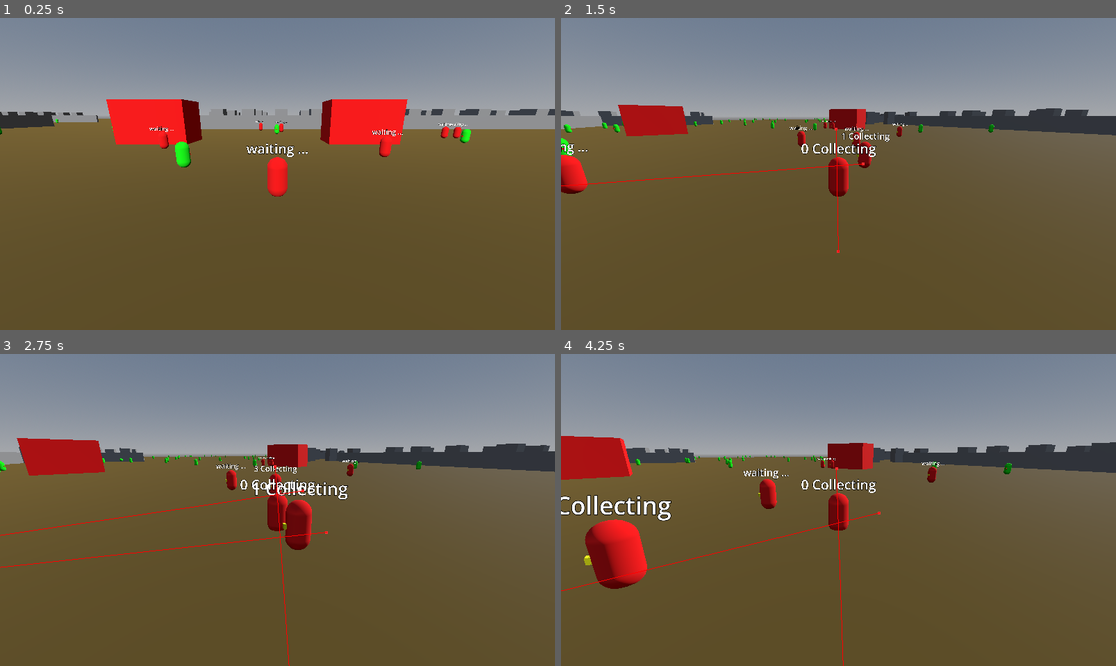
Above: before the commit, frames 1-4 (two rows, left to right).
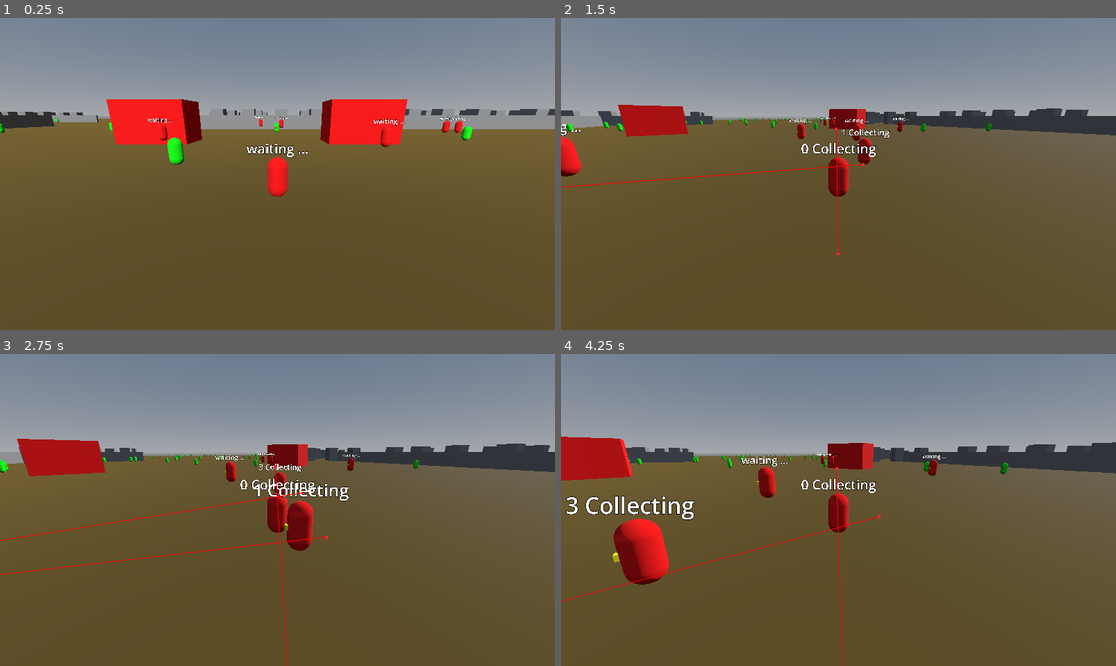
Above: after the commit, the same moments.

Repository: DarkGrey456/godot_pizza_delivery
Game: Godot game, scene res://scene.tscn
Two runs of this game, one before a commit and one after it. Both use one fixed random seed, a clock stepped at 60 frames per second and the inputs below.
Inputs:
- Up to frame 1 (0.25 s): no input
- Up to frame 2 (1.5 s): tap Enter (ui_accept) at 0.5, 0.77 s
- Up to frame 3 (2.75 s): tap Enter (ui_accept) at 1.52 s
- Up to frame 4 (4.25 s): tap Enter (ui_accept) at 3.02, 3.77 s

The runs differ from the first frame. In frame 1, 0.9% of the frame differs, in the area x 0-86%, y 31-48%; in frame 2, 1.6%; in frame 3, 2.1%; in frame 4, 5.0%, in the area x 0-100%, y 26-100%.

Commit message:
attempted fix
changed the mesh.look_at() to mesh.global_basis.looking_at()
changed collision shapes

Diff:
--- a/nav-test/nav-test/DeliveryAgent.tscn
+++ b/nav-test/nav-test/DeliveryAgent.tscn
@@ -3,7 +3,6 @@
 [ext_resource type="Script" uid="uid://84h60jxbvevj" path="res://delivery_agent.gd" id="1_6giss"]
 
 [sub_resource type="CapsuleShape3D" id="CapsuleShape3D_nxogm"]
-height = 1.5
 
 [sub_resource type="StandardMaterial3D" id="StandardMaterial3D_3253y"]
 albedo_color = Color(1, 0, 0, 1)
--- a/nav-test/nav-test/NPC.tscn
+++ b/nav-test/nav-test/NPC.tscn
@@ -3,7 +3,6 @@
 [ext_resource type="Script" uid="uid://x0e0tv0to5j" path="res://character_body_3d.gd" id="1_twre2"]
 
 [sub_resource type="CapsuleShape3D" id="CapsuleShape3D_nxogm"]
-height = 1.5
 
 [sub_resource type="StandardMaterial3D" id="StandardMaterial3D_3253y"]
 albedo_color = Color(0, 1, 0, 1)
--- a/nav-test/nav-test/character_body_3d.gd
+++ b/nav-test/nav-test/character_body_3d.gd
@@ -36,7 +36,7 @@
 		compute_lookat_basis(next_pos)
 		velocity = -model.global_basis.z*SPEED
 	else:
-		navigation_agent_3d.target_position = rand_pos_in_zone(-90.0, 90.0)
+		navigation_agent_3d.target_position = rand_pos_in_zone(-250.0, 250.0)
 		velocity = Vector3.ZERO
 		activate = true
 
@@ -50,6 +50,6 @@
 	activate = false
 #=============================================================================================
 func _on_navigation_agent_3d_velocity_computed(safe_velocity: Vector3) -> void:
-	velocity = safe_velocity#velocity.move_toward(safe_velocity,curr_delta*60.0)
-	navigation_agent_3d.velocity = safe_velocity
+	velocity = safe_velocity#velocity.move_toward(safe_velocity,curr_delta*120.0)
+	navigation_agent_3d.velocity = velocity
 	move_and_slide()
--- a/nav-test/nav-test/delivery_agent.gd
+++ b/nav-test/nav-test/delivery_agent.gd
@@ -99,5 +99,5 @@
 #=============================================================================================
 func _on_navigation_agent_3d_velocity_computed(safe_velocity: Vector3) -> void:
 	velocity = safe_velocity#velocity.move_toward(safe_velocity,curr_delta*60.0)
-	navigation_agent_3d.velocity = safe_velocity
+	navigation_agent_3d.velocity = velocity
 	move_and_slide()
--- a/nav-test/nav-test/scene.gd
+++ b/nav-test/nav-test/scene.gd
@@ -11,6 +11,7 @@
 		var obj = packed_scene.instantiate()
 		add_child(obj)
 		obj.global_position.x = randf_range(-250.0, 250.0)
+		obj.global_position.y = 1.0
 		obj.global_position.z = randf_range(-250.0, 250.0)
 
 	for i in range(0,20):
@@ -18,4 +19,5 @@
 		add_child(obj)
 		(obj as DeliveryAgent).delivery_manager = delivery_manager
 		obj.global_position.x = randf_range(-50.0, 50.0)
+		obj.global_position.y = 1.0
 		obj.global_position.z = randf_range(-50.0, 50.0)
